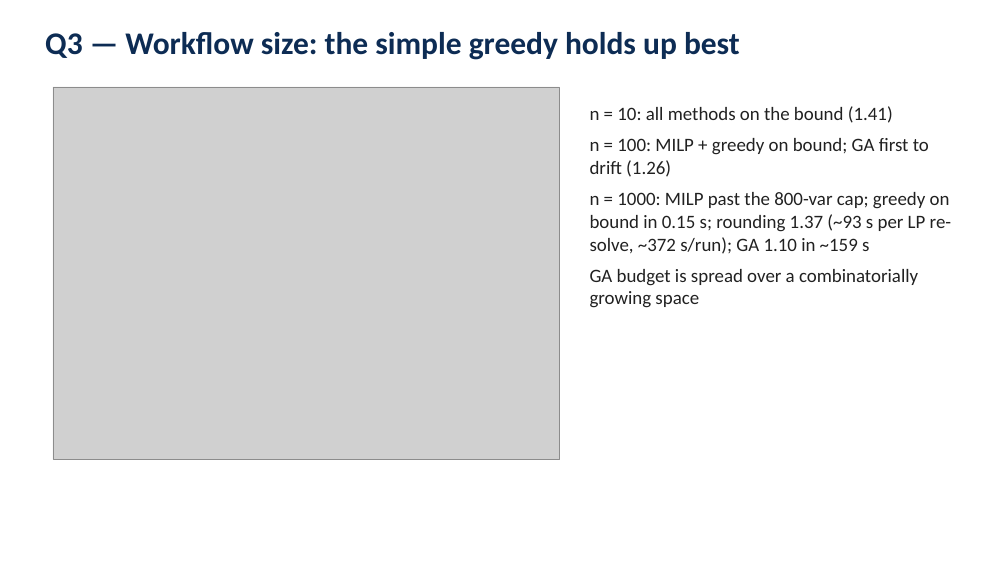
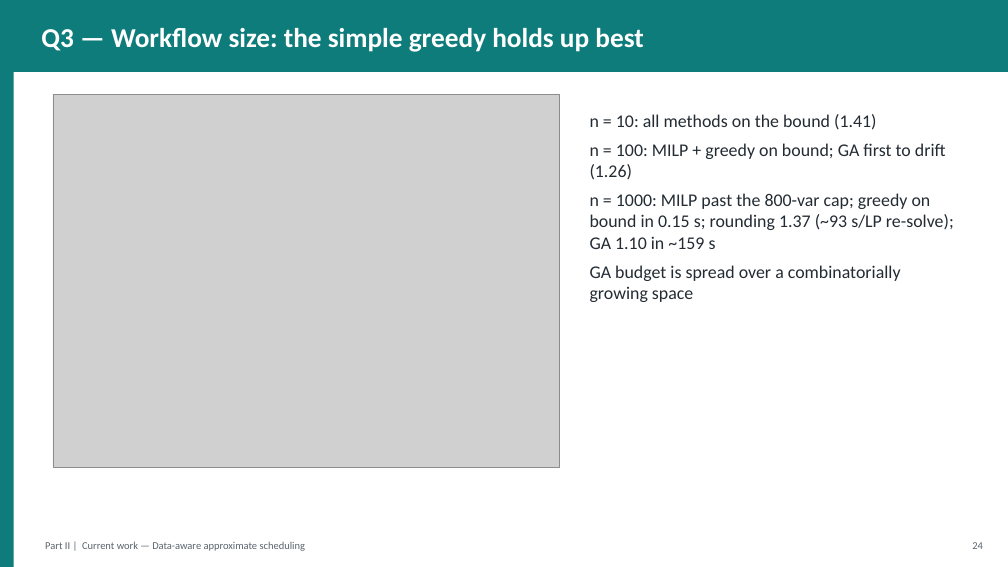
Before and after one commit to gayanigupta/data-aware-scheduling, a slide deck: slide 25 of slides/data-aware-scheduling.pptx (slide 13 before the commit). Drawn at 1008x567 pixels with LibreOffice and Linux fonts; fonts in the diff are those of the drawing; grey boxes stand for pictures. Boxes give left, top, right and bottom in pixels: in the first picture for what was removed or moved away, otherwise in the second. Text is boxed around its words. In the diff, an @@ line names an element or a change of style, - is before the commit and + after.

```diff
--- a/slides/data-aware-scheduling.pptx
+++ b/slides/data-aware-scheduling.pptx
@@ rectangle added at bbox=[0, 0, 1008, 72], fill #0E7C7B @@
@@ text "Q3 — Workflow size: the ..." at bbox=[41, 28, 643, 52]: size 30 to 26 pt, text colour #0D2C54 to #FFFFFF; vertical alignment top to middle @@
@@ rectangle added at bbox=[0, 72, 14, 567], fill #0E7C7B @@
@@ picture: place and size @@
-picture at bbox=[53, 87, 560, 460]
+picture at bbox=[53, 95, 560, 467]
@@ text "n = 10: all methods ...": place and size @@
-text "n = 10: all methods ..." at bbox=[590, 106, 952, 308]
+text "n = 10: all methods ..." at bbox=[590, 114, 954, 302]
@@ text at bbox=[590, 114, 946, 302]: size 18 to 17 pt, text colour #212121 to #232B33 in "n = 10: all methods on the ...", "n = 100: MILP + greedy on ...", "GA budget is spread over a combinatorially ..."; less space between paragraphs @@
@@ text at bbox=[590, 193, 954, 249]: text changed; size 18 to 17 pt; text colour #212121 to #232B33 @@
-n = 1000: MILP past the 800-var cap; greedy on bound in 0.15 s; rounding 1.37 (~93 s per LP re-solve, ~372 s/run); GA 1.10 in ~159 s
+n = 1000: MILP past the 800-var cap; greedy on bound in 0.15 s; rounding 1.37 (~93 s/LP re-solve); GA 1.10 in ~159 s
@@ text added at bbox=[45, 542, 305, 551], 10 pt, text #5A646E @@
+Part II | Current work — Data-aware approximate scheduling
@@ text added at bbox=[972, 542, 983, 549], 10 pt, text #5A646E @@
+24
```
Also in this commit, not shown: 19 other slides changed, 24 slides added, 1 slide removed, 1 other file.
